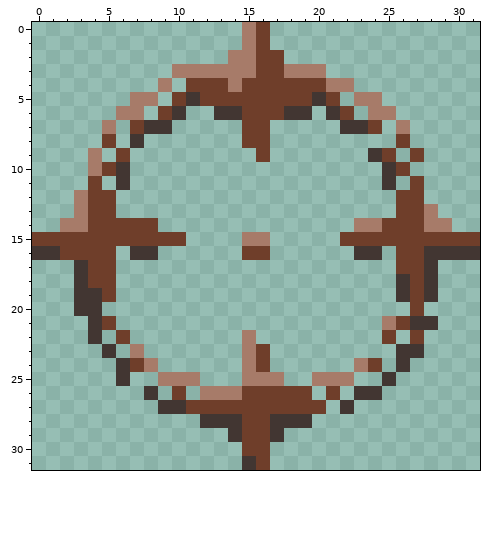
Pixel-art sprite -- DUEL It 1/Assets/Images/Marker.png. The picture above is the old version.
The file is 32x32 pixels.
And afterwards:
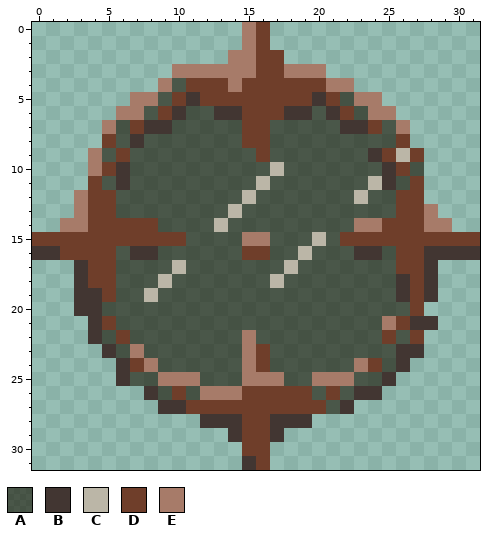
Palette (. is transparent): A #1914049b  B #423632  C #bbb6a7  D #6f3e2a  E #a77b69
Changes in this commit:
y 4: x 10 . -> A
y 5: x 9 . -> A; x 22 . -> A
y 6: x 8 . -> A; x 11..12 .. -> AA; x 20 . -> A; x 23 . -> A
y 7: x 6 . -> A; x 10..14 ..... -> AAAAA; x 17..21 ..... -> AAAAA; x 25 . -> A
y 8: x 6 . -> A; x 8..14 ....... -> AAAAAAA; x 17..25 ......... -> AAAAAAAAA
y 9: x 5 . -> A; x 7..15 ......... -> AAAAAAAAA; x 17..23 ....... -> AAAAAAA; x 26 . -> C
y 10: x 7..24 .................. -> AAAAAAAAAACAAAAAAA; x 27 . -> A
y 11: x 5 . -> A; x 7..24 .................. -> AAAAAAAAACAAAAAAAC; x 26 . -> A
y 12: x 6..25 .................... -> AAAAAAAAACAAAAAAACAA
y 13: x 6..25 .................... -> AAAAAAAACAAAAAAAAAAA
y 14: x 9..22 .............. -> AAAACAAAAAAAAA
y 15: x 11..14 .... -> AAAA; x 17..21 ..... -> AAACA
y 16: x 6 . -> A; x 9..14 ...... -> AAAAAA; x 17..22 ...... -> AACAAA; x 25 . -> A
y 17: x 6..25 .................... -> AAAACAAAAAAACAAAAAAA
y 18: x 6..25 .................... -> AAACAAAAAAACAAAAAAAA
y 19: x 6..25 .................... -> AACAAAAAAAAAAAAAAAAA
y 20: x 5..26 ...................... -> AAAAAAAAAAAAAAAAAAAAAA
y 21: x 6..24 ................... -> AAAAAAAAAAAAAAAAAAA
y 22: x 5 . -> A; x 7..14 ........ -> AAAAAAAA; x 16..24 ......... -> AAAAAAAAA; x 26 . -> A
y 23: x 6 . -> A; x 8..14 ....... -> AAAAAAA; x 17..25 ......... -> AAAAAAAAA
y 24: x 9..14 ...... -> AAAAAA; x 17..22 ...... -> AAAAAA; x 25 . -> A
y 25: x 7..8 .. -> AA; x 12..14 ... -> AAA; x 18..19 .. -> AA; x 23..24 .. -> AA
y 26: x 9 . -> A; x 11 . -> A; x 20 . -> A; x 22 . -> A
y 27: x 21 . -> A
Changed places in both pictures, as pixel boxes (x1, y1, x2, y2):
added: (102, 78, 424, 414)
